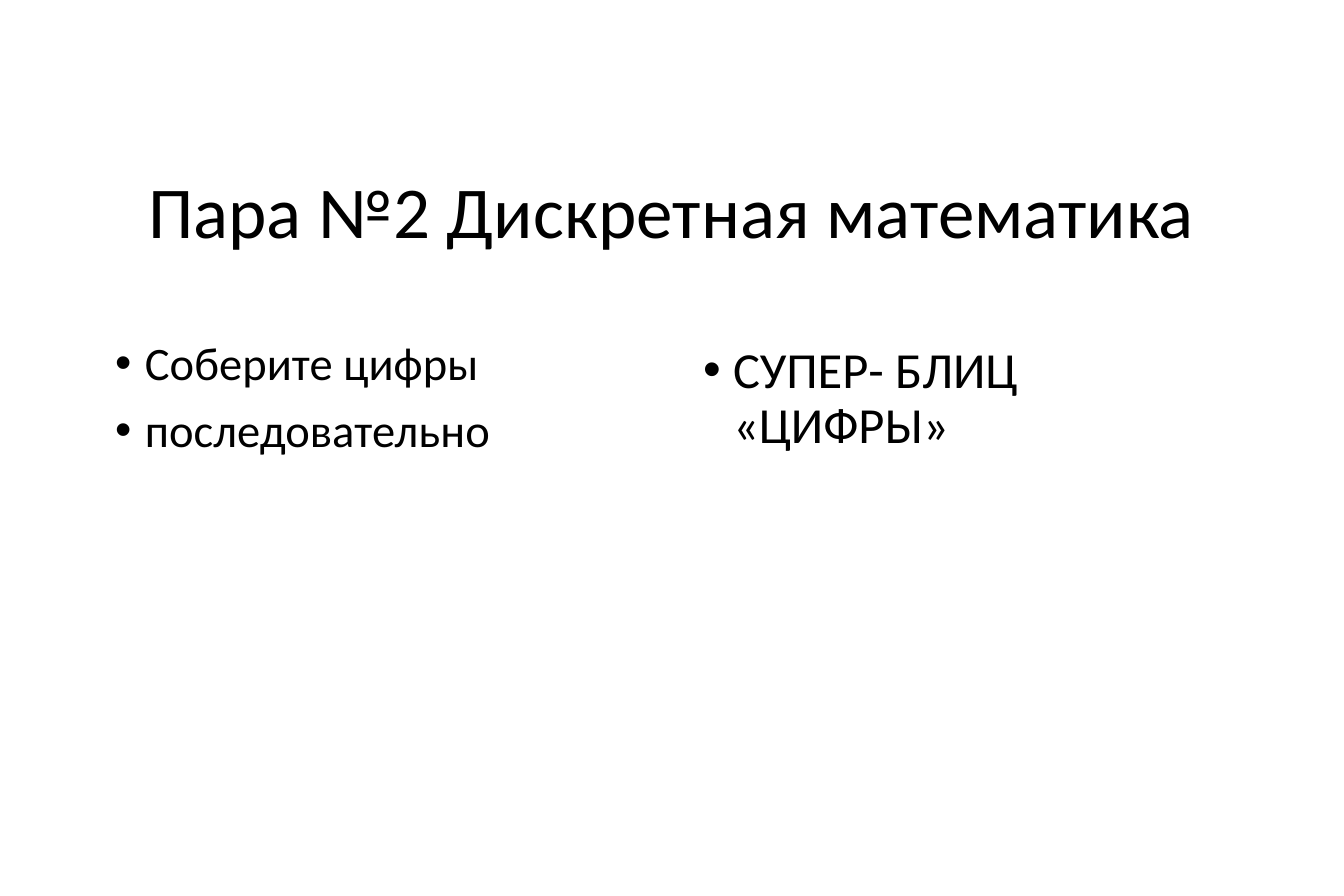
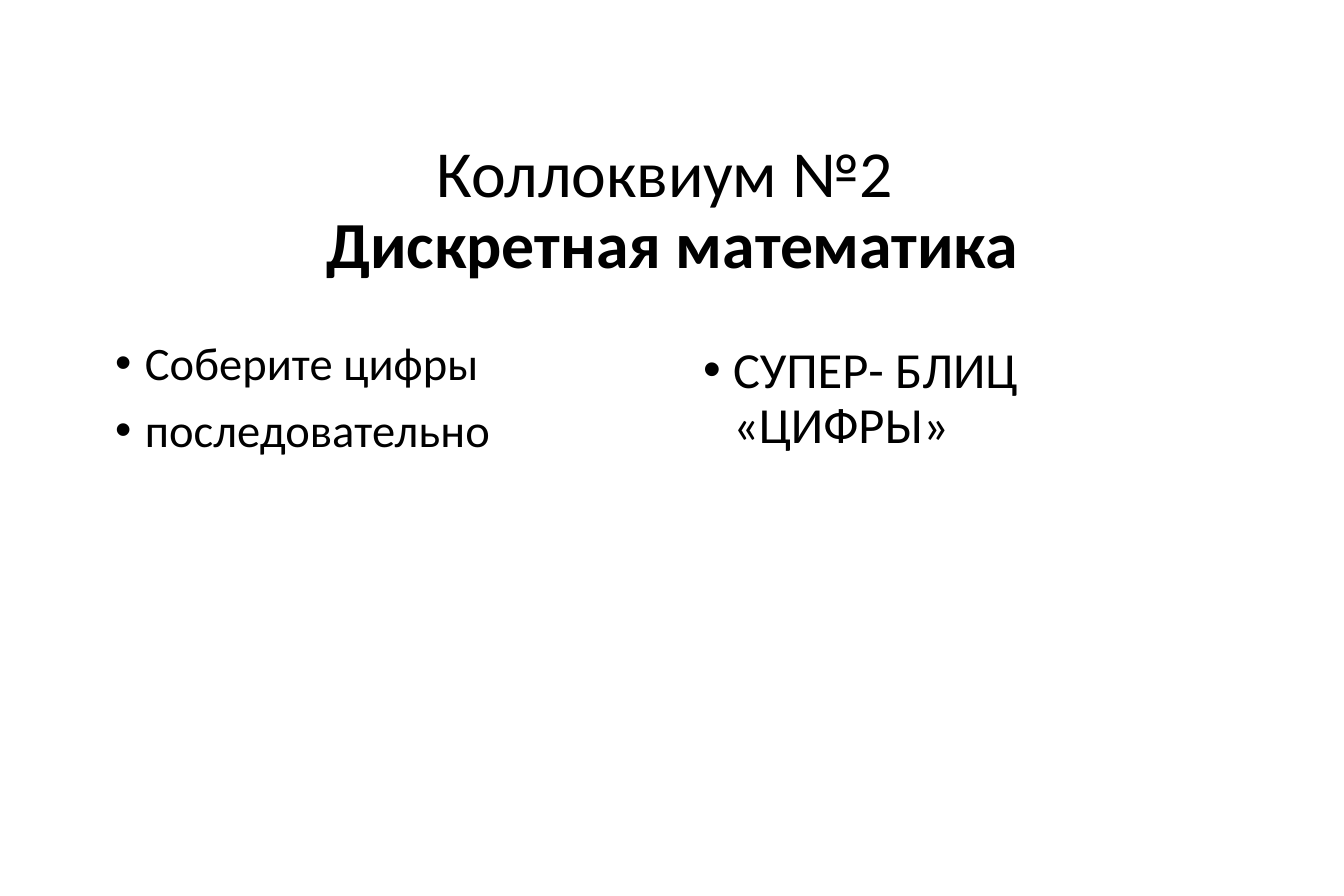
Before and after one commit to vvaassiihhaa/masha, a slide deck: slide 6 of КВЕСТ/Kvest 2706.pptx (slide 3 before the commit). Drawn at 1344x896 pixels with LibreOffice and Linux fonts; fonts in the diff are those of the drawing. Boxes give left, top, right and bottom in pixels: in the first picture for what was removed or moved away, otherwise in the second. Text is boxed around its words. In the diff, an @@ line names an element or a change of style, - is before the commit and + after.

```diff
--- a/КВЕСТ/Kvest 2706.pptx
+++ b/КВЕСТ/Kvest 2706.pptx
@@ title at [326,154,1018,279]: text changed; size 23.1 to 20.8 pt; bold on @@
-Пара №2 Дискретная математика
+Коллоквиум №2
+Дискретная математика
```
Also in this commit, not shown: 9 other slides changed, 11 slides added, 1 slide removed.
